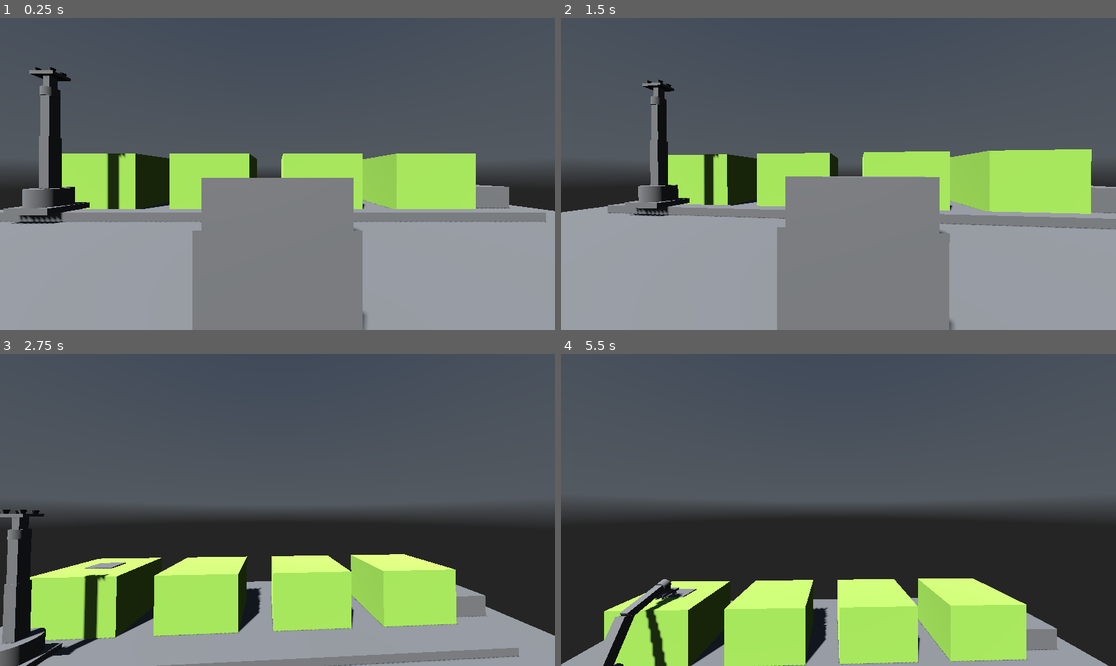
Above: before the commit, frames 1-4 (two rows, left to right).
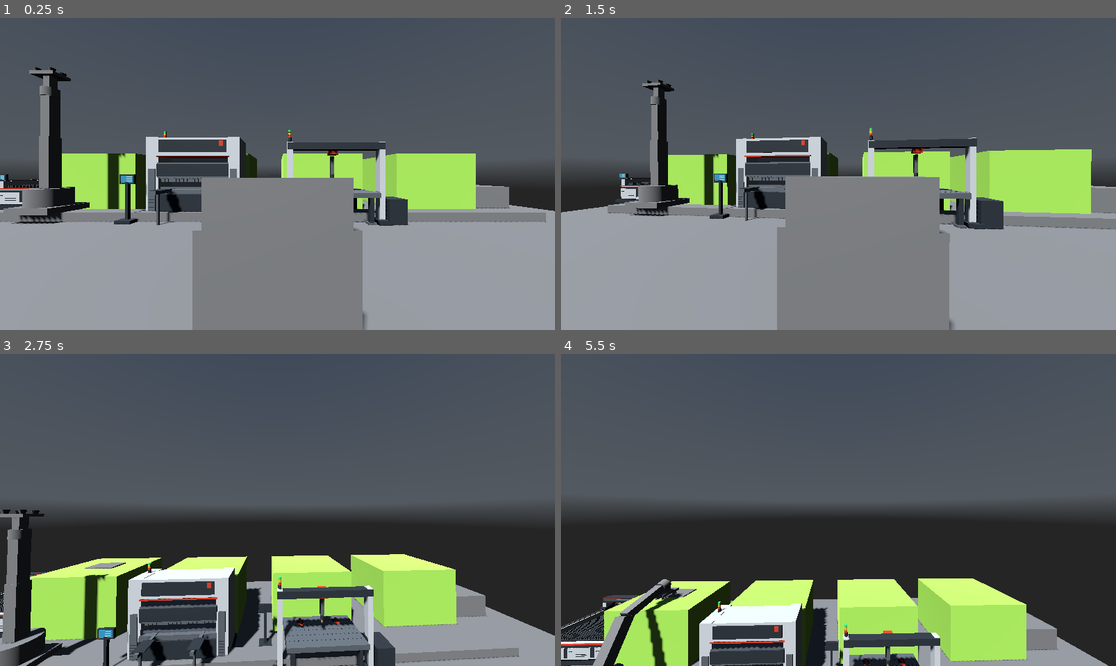
Above: after the commit, the same moments.

Repository: SnakeyJakeyCode/automation-project-environment-simulation
Game: Godot game, scene res://factory.tscn
Same seed, same stepped clock (60 frames per second), same inputs: the game is played once before the commit and once after it. A sky picture missing from this copy of the repository is replaced by a grey-blue gradient.
Inputs (mouse positions are in pixels of both pictures, inside the frame that each line leads up to):
- Up to frame 1 (0.25 s): no input
- Up to frame 2 (1.5 s): tap Enter at 0.5 s; move the mouse to (866, 174) at 0.52 s; hold E (interact) 0.53-1.28 s; hold Space (fly_up) from 0.53 s (still down); move the mouse to (810, 174) at 1.27 s; tap P (run_demo) at 1.35 s
- Up to frame 3 (2.75 s): keep holding Space (fly_up); move the mouse to (288, 503) at 2.02 s; hold F (toggle_fly) from 2.03 s (still down)
- Up to frame 4 (5.5 s): keep holding Space (fly_up); move the mouse to (832, 516) at 2.77 s; release F (toggle_fly) at 2.78 s; tap E (interact) at 2.85 s; move the mouse to (877, 513) at 3.52 s; hold P (run_demo) 3.53-4.28 s; move the mouse to (794, 506) at 4.27 s; tap F (toggle_fly) at 4.35 s; move the mouse to (844, 510) at 5.02 s; hold E (interact) from 5.03 s (still down)

The runs differ from the first frame. In frame 1, 5.7% of the frame differs, in the area x 0-74%, y 35-67%; in frame 2, 5.5%; in frame 3, 10%, in the area x 0-72%, y 66-100%; in frame 4, 6.3%.

Commit message:
Add the assets to the project and imported them to the scene

Diff:
--- a/factory.tscn
+++ b/factory.tscn
@@ -1,8 +1,11 @@
 [gd_scene format=3 uid="uid://esm5gslhlde6"]
 
+[ext_resource type="PackedScene" uid="uid://bjoefar384f5w" path="res://assets/machines/Cutter_LaserBed.glb" id="1_br4io"]
+[ext_resource type="PackedScene" uid="uid://dqhwote23yjqr" path="res://assets/machines/Bender_PressBrake.glb" id="1_keyo3"]
 [ext_resource type="Texture2D" uid="uid://c3ss5gldsbnw8" path="res://kloofendal_48d_partly_cloudy_puresky_4k.exr" id="1_oq3xt"]
 [ext_resource type="Script" uid="uid://b1sl6tc5xgrm8" path="res://robot_system.gd" id="1_qjjrk"]
 [ext_resource type="Script" uid="uid://bqjf26qgfxpbq" path="res://player.gd" id="2_xaprj"]
+[ext_resource type="PackedScene" uid="uid://fnyd3trp03g6" path="res://assets/machines/Welder_Gantry.glb" id="3_h5ffw"]
 
 [sub_resource type="BoxMesh" id="BoxMesh_fjy48"]
 size = Vector3(24, 0.2, 14)
@@ -125,6 +128,9 @@
 [node name="LaserCollision" type="CollisionShape3D" parent="LaserCutter/LaserBody" unique_id=1321422775]
 shape = SubResource("BoxShape3D_xaprj")
 
+[node name="Cutter_LaserBed2" parent="LaserCutter" unique_id=416561975 instance=ExtResource("1_br4io")]
+transform = Transform3D(-1, 0, -8.742278e-08, 0, 1, 0, 8.742278e-08, 0, -1, -3.1333952, -1.25, -0.1849556)
+
 [node name="Bender" type="MeshInstance3D" parent="." unique_id=1482631492]
 transform = Transform3D(1, 0, 0, 0, 1, 0, 0, 0, 1, -3, 1.25, -3)
 mesh = SubResource("BoxMesh_xaprj")
@@ -138,6 +144,9 @@
 [node name="BenderCollision" type="CollisionShape3D" parent="Bender/BenderBody" unique_id=1951063560]
 shape = SubResource("BoxShape3D_qjjrk")
 
+[node name="Bender_PressBrake2" parent="Bender" unique_id=2095308421 instance=ExtResource("1_keyo3")]
+transform = Transform3D(-1, 0, -8.742278e-08, 0, 1, 0, 8.742278e-08, 0, -1, 0.027092457, -1.25, 2.4497285)
+
 [node name="WeldCell" type="MeshInstance3D" parent="." unique_id=715920968]
 transform = Transform3D(1, 0, 0, 0, 1, 0, 0, 0, 1, 2, 1.25, -3)
 mesh = SubResource("BoxMesh_xaprj")
@@ -151,6 +160,9 @@
 [node name="WeldCollision" type="CollisionShape3D" parent="WeldCell/WeldBody" unique_id=2146872467]
 shape = SubResource("BoxShape3D_qjjrk")
 
+[node name="Welder_Gantry2" parent="WeldCell" unique_id=1002987549 instance=ExtResource("3_h5ffw")]
+transform = Transform3D(1, 0, 0, 0, 1, 0, 0, 0, 1, -0.10845673, -1.25, 3)
+
 [node name="Inspection" type="MeshInstance3D" parent="." unique_id=2097605180]
 transform = Transform3D(1, 0, 0, 0, 1, 0, 0, 0, 1, 7, 1.25, -3)
 mesh = SubResource("BoxMesh_xaprj")
Binary file added: assets/machines/Bender_PressBrake.glb
Not shown, added: assets/machines/Bender_PressBrake.glb.import
Binary file added: assets/machines/Cutter_Guillotine.glb
Not shown, added: assets/machines/Cutter_Guillotine.glb.import
Binary file added: assets/machines/Cutter_LaserBed.glb
Not shown, added: assets/machines/Cutter_LaserBed.glb.import
Binary file added: assets/machines/Welder_Gantry.glb
Not shown, added: assets/machines/Welder_Gantry.glb.import
